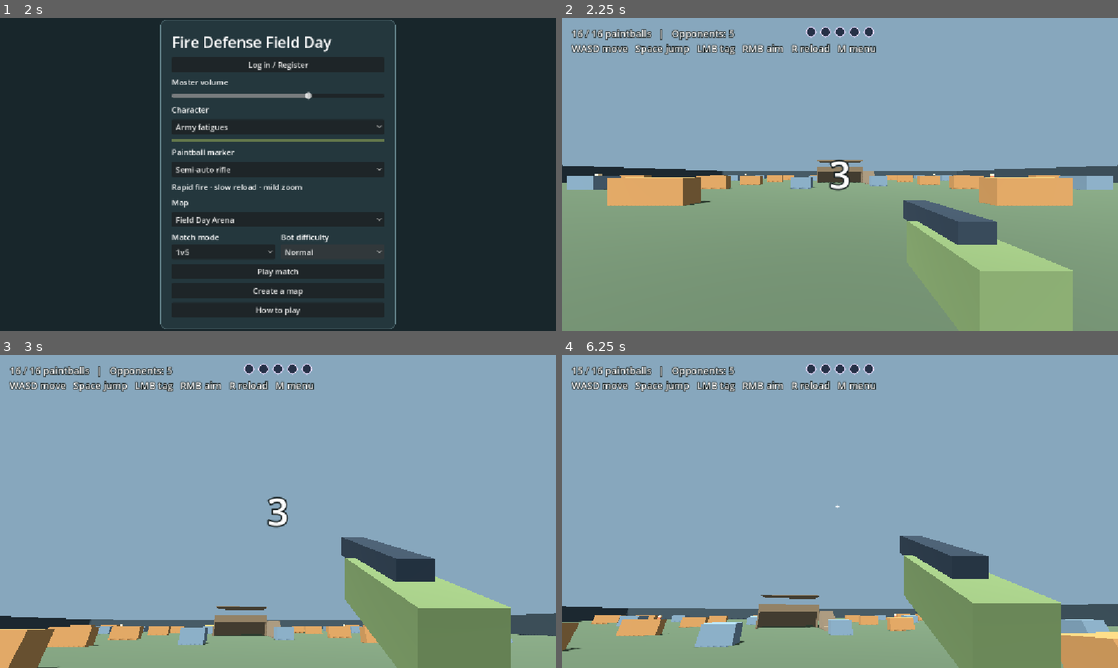
Above: before the commit, frames 1-4 (two rows, left to right).
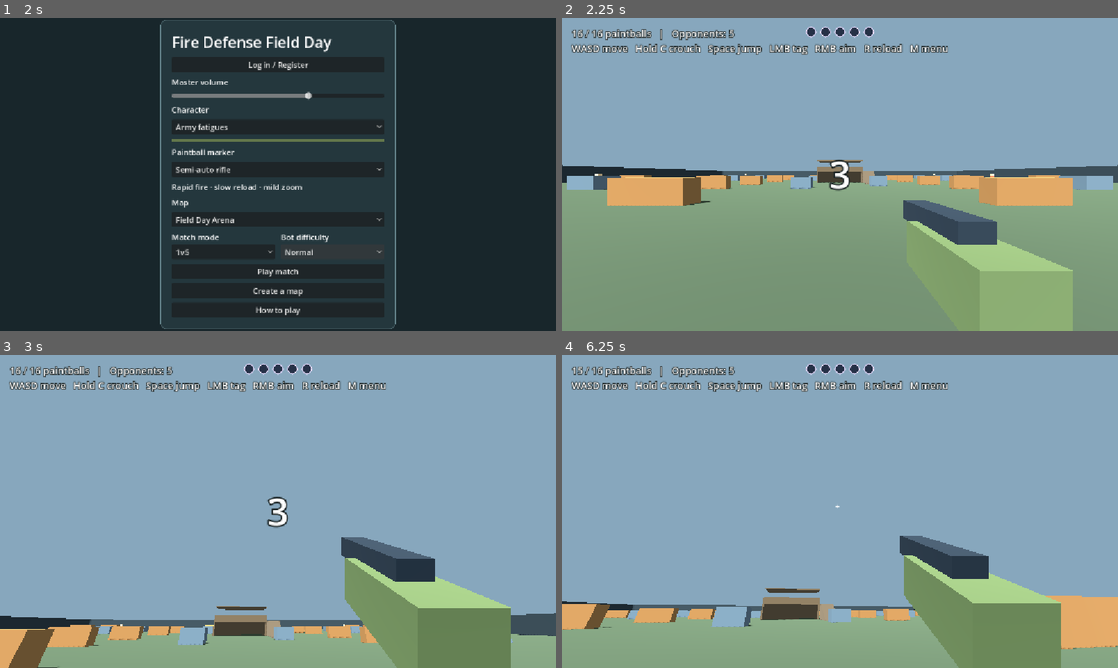
Above: after the commit, the same moments.

Repository: 302stang86/fdfd
Game: Godot game, scene res://menu.tscn
Same seed, same stepped clock (60 frames per second), same inputs: the game is played once before the commit and once after it.
Inputs (mouse positions are in pixels of both pictures, inside the frame that each line leads up to):
- Up to frame 1 (2 s): click "Normal" at 0.5 s; click "Normal" at 1.25 s
- Up to frame 2 (2.25 s): click "Play match" at 2 s
- Up to frame 3 (3 s): tap Enter at 2.75 s; move the mouse to (305, 511) at 2.77 s; hold W from 2.78 s (still down); hold C from 2.78 s (still down); click (305, 511) at 2.92 s
- Up to frame 4 (6.25 s): keep holding W; tap Space at 3.02, 3.32, 3.5, 3.77, 4.07, 5.1, 5.27, 5.57, 6.02 s; tap Enter at 3.05, 3.6, 5, 6.05 s; move the mouse to (812, 511) at 3.52 s; release C at 3.53 s; tap R at 3.8, 4.35 s; move the mouse to (851, 505) at 4.27 s; hold Space 4.28-5.03 s; move the mouse to (834, 517) at 5.02 s; click (834, 517) at 5.17 s; tap C at 5.3 s; move the mouse to (878, 514) at 5.77 s; hold C from 5.78 s (still down)

Frame 1 is identical in both runs. In frame 2, 1.2% of the frame differs, in the area x 13-70%, y 8-12%; in frame 3, 1.2%; in frame 4, 8.7%, in the area x 0-100%, y 8-100%.

Commit message:
Add player crouching to arena.gd

Diff:
--- a/arena.gd
+++ b/arena.gd
@@ -1,6 +1,11 @@
 extends Node3D
 
 const SPEED := 5.0
+const CROUCH_SPEED := 2.65
+const STANDING_HEIGHT := 1.5
+const CROUCH_HEIGHT := 1.0
+const STANDING_EYE := 1.35
+const CROUCH_EYE := 0.85
 const LOOK := 0.0025
 const COUNTDOWN_DURATION := 3.0
 const GO_DURATION := 0.55
@@ -40,6 +45,10 @@
 	return MAGAZINES[marker_id]
 
 var player: CharacterBody3D
+var player_collider: CollisionShape3D
+var standing_capsule: CapsuleShape3D
+var crouching_capsule: CapsuleShape3D
+var crouched := false
 var camera: Camera3D
 var hud: Label
 var loss_popup: ColorRect
@@ -118,7 +127,7 @@
 	player = actor(spawn)
 	player.floor_snap_length = 0.35
 	camera = Camera3D.new()
-	camera.position.y = 1.35
+	camera.position.y = STANDING_EYE
 	camera.current = true
 	player.add_child(camera)
 	box(Vector3(0.32, -0.24, -0.54), Vector3(0.16, 0.15, 0.38), outfit_color, camera, false)
@@ -161,13 +170,15 @@
 		add_bot_part(body, Vector3(0, 1.26, 0), Vector3(0.42, 0.42, 0.42), Color("#fed497"))
 		body.set_meta("health", MAX_HEALTH)
 	else:
-		var collider := CollisionShape3D.new()
-		var capsule := CapsuleShape3D.new()
-		capsule.radius = 0.28
-		capsule.height = 1.5
-		collider.shape = capsule
-		collider.position.y = 0.75
-		body.add_child(collider)
+		standing_capsule = CapsuleShape3D.new()
+		standing_capsule.radius = 0.28
+		standing_capsule.height = STANDING_HEIGHT
+		crouching_capsule = standing_capsule.duplicate()
+		crouching_capsule.height = CROUCH_HEIGHT
+		player_collider = CollisionShape3D.new()
+		player_collider.shape = standing_capsule
+		player_collider.position.y = STANDING_HEIGHT / 2.0
+		body.add_child(player_collider)
 	add_child(body)
 	body.position = point
 	body.floor_snap_length = 0.35
@@ -231,6 +242,8 @@
 		bots.append(bot)
 		bot_ai.register(bot, team, index)
 	player.position = spawn
+	set_crouched(false)
+	camera.position.y = STANDING_EYE
 	player.rotation.y = 0
 	player.velocity = Vector3.ZERO
 	camera.rotation.x = 0
@@ -293,11 +306,12 @@
 		0,
 		float(Input.is_physical_key_pressed(KEY_S)) - float(Input.is_physical_key_pressed(KEY_W))
 	)
-	var movement := player.basis * direction.normalized() * SPEED
+	update_crouch(delta)
+	var movement := player.basis * direction.normalized() * (CROUCH_SPEED if crouched else SPEED)
 	player.velocity.x = movement.x
 	player.velocity.z = movement.z
 	player.velocity.y -= 12.0 * delta
-	if player.is_on_floor() and Input.is_physical_key_pressed(KEY_SPACE):
+	if not crouched and player.is_on_floor() and Input.is_physical_key_pressed(KEY_SPACE):
 		player.velocity.y = 3.3
 	player.move_and_slide()
 	var aim_fov: float = AIM_FOVS[marker_id] if Input.is_mouse_button_pressed(MOUSE_BUTTON_RIGHT) else 78.0
@@ -312,6 +326,29 @@
 			ammo = magazine_size()
 	bot_ai.update(delta)
 	update_hud()
+
+func update_crouch(delta: float) -> void:
+	if Input.is_physical_key_pressed(KEY_C):
+		set_crouched(true)
+	elif crouched and has_standing_room():
+		set_crouched(false)
+	var eye_height := CROUCH_EYE if crouched else STANDING_EYE
+	camera.position.y = move_toward(camera.position.y, eye_height, 5.5 * delta)
+
+func set_crouched(enabled: bool) -> void:
+	if crouched == enabled:
+		return
+	crouched = enabled
+	player_collider.shape = crouching_capsule if crouched else standing_capsule
+	player_collider.position.y = (CROUCH_HEIGHT if crouched else STANDING_HEIGHT) / 2.0
+
+func has_standing_room() -> bool:
+	var query := PhysicsShapeQueryParameters3D.new()
+	query.shape = standing_capsule
+	query.transform.origin = player.global_position + Vector3.UP * (STANDING_HEIGHT / 2.0 + 0.02)
+	query.exclude = [player.get_rid()]
+	query.collision_mask = player.collision_mask
+	return get_world_3d().direct_space_state.intersect_shape(query, 1).is_empty()
 
 func trace(from: Vector3, to: Vector3, excluded: RID) -> Dictionary:
 	var ray := PhysicsRayQueryParameters3D.create(from, to)
@@ -549,7 +586,7 @@
 	if outcome.is_empty() and Input.mouse_mode != Input.MOUSE_MODE_CAPTURED:
 		message = "Click the arena to start the countdown." if countdown_left > 0.0 else "Click the arena to capture the mouse."
 	var status := "Reloading" if reload > 0 else "%d / %d paintballs" % [ammo, magazine_size()]
-	hud.text = "%s   |   Opponents: %d\nWASD move   Space jump   LMB tag   RMB aim   R reload   M menu\n%s" % [
+	hud.text = "%s   |   Opponents: %d\nWASD move   Hold C crouch   Space jump   LMB tag   RMB aim   R reload   M menu\n%s" % [
 		status, remaining_opponents(), message
 	]
 
